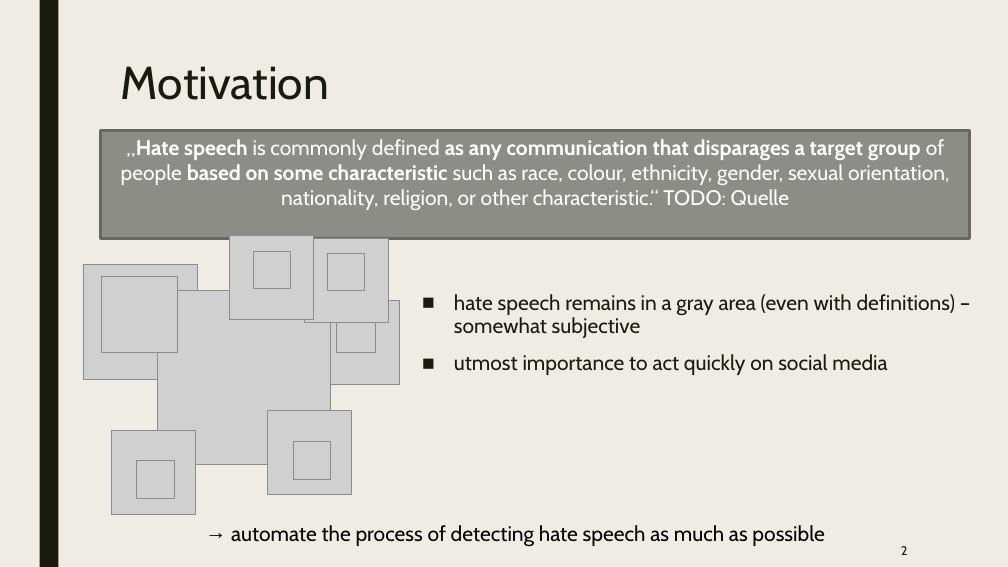
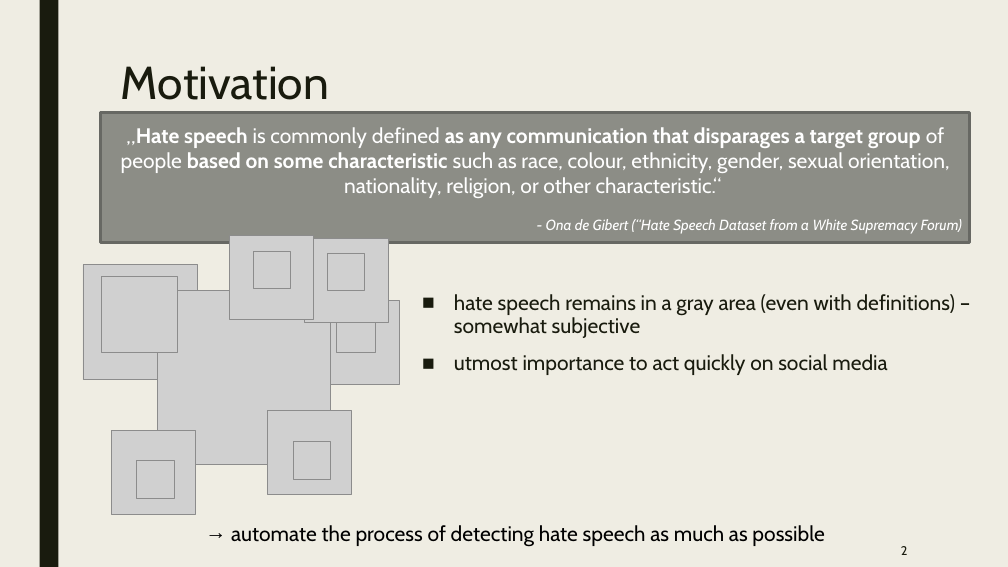
Before and after one commit to fidsusj/HateSpeechDetection, a slide deck: slide 2 of docs/presentation/presentation-slides.pptx. Drawn at 1008x567 pixels with LibreOffice and Linux fonts; fonts in the diff are those of the drawing; grey boxes stand for pictures. Boxes give left, top, right and bottom in pixels: in the first picture for what was removed or moved away, otherwise in the second. Text is boxed around its words. In the diff, an @@ line names an element or a change of style, - is before the commit and + after.

Commit message:
Presentatio add source for quote

```diff
--- a/docs/presentation/presentation-slides.pptx
+++ b/docs/presentation/presentation-slides.pptx
@@ rectangle "„Hate speech is commonly defined ...": place and size @@
-rectangle "„Hate speech is commonly defined ..." at [101, 130, 969, 238]
+rectangle "„Hate speech is commonly defined ..." at [101, 113, 969, 243]
@@ text in rectangle at [121, 127, 962, 234]: text changed @@
-„Hate speech is commonly defined as any communication that disparages a target group of people based on some characteristic such as race, colour, ethnicity, gender, sexual orientation, nationality, religion, or other characteristic.“ TODO: Quelle
+„Hate speech is commonly defined as any communication that disparages a target group of people based on some characteristic such as race, colour, ethnicity, gender, sexual orientation, nationality, religion, or other characteristic.“
+- Ona de Gibert (“Hate Speech Dataset from a White Supremacy Forum)
```
